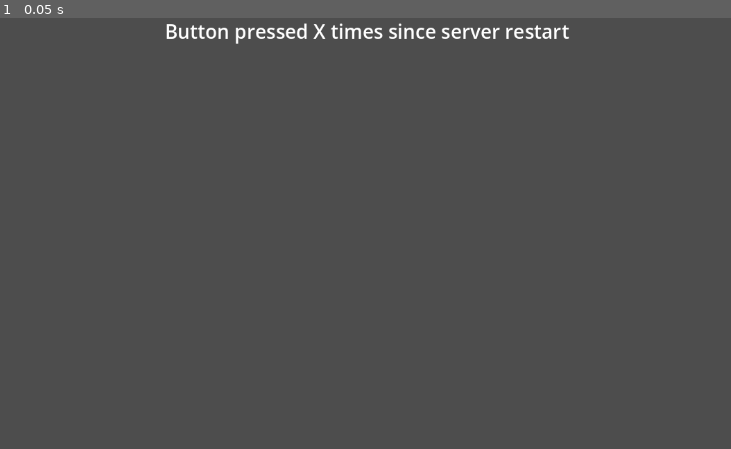
Above: before the commit, frame 1.
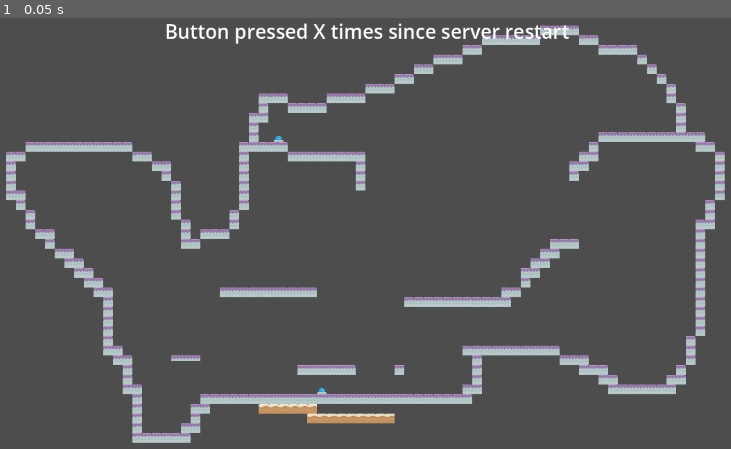
Above: after the commit, the same moment.

Repository: MitchMakesThings/Godot-Things
Game: Godot game, scene res://System/main.tscn
The game is run twice, just before and just after one commit, with the same random seed, the same clock (stepped at 60 frames per second) and the same inputs.
Inputs:
- Up to frame 1 (0.05 s): no input

The runs differ from the first frame. In frame 1, 9.7% of the frame differs, in the area x 0-100%, y 1-99%.

Commit message:
Updating networking example to Alpha 12
Todays pain was imports being lost (perhaps *.import shouldn't be committed?) and the parent map somehow mangling the tilemap within it's child TestMap - removing the TestMap instance and adding it again fixed that.

Diff:
--- a/Networking/Explained/Multiplayer/Maps/TestMap.tscn
+++ b/Networking/Explained/Multiplayer/Maps/TestMap.tscn
@@ -7,12 +7,12 @@
 position = Vector2(317, 5)
 tile_set = ExtResource("1_kkrey")
 format = 2
-layer_0/tile_data = PackedInt32Array(-1245212, 65537, 5, -11 …(5831 unchanged characters)… , -1114067, 65537, 5, -1048531, 65537, 5)
+layer_0/tile_data = PackedInt32Array(-1245212, 65537, 5, -11 …(5831 unchanged characters)… , -1114067, 65537, 5, -1048531, 65537, 5, 131061, 131073, 0, 131062, 131073, 0, 131063, 131073, 0)
 
 [node name="Camera2D" type="Camera2D" parent="."]
 position = Vector2(644, -747)
 current = true
-zoom = Vector2(5, 5)
+zoom = Vector2(0.2, 0.2)
 
 [node name="Buttons" type="Node2D" parent="."]
 
Not shown, changed: Networking/Explained/Multiplayer/Assets/Particles/smoke_01.png.import
Not shown, changed: Networking/Explained/Multiplayer/Assets/Particles/smoke_02.png.import
Not shown, changed: Networking/Explained/Multiplayer/Assets/Particles/smoke_03.png.import
Not shown, changed: Networking/Explained/Multiplayer/Assets/Particles/smoke_04.png.import
Not shown, changed: Networking/Explained/Multiplayer/Assets/Particles/smoke_05.png.import
Not shown, changed: Networking/Explained/Multiplayer/Assets/Particles/smoke_06.png.import
Not shown, changed: Networking/Explained/Multiplayer/Assets/Particles/smoke_07.png.import
Not shown, changed: Networking/Explained/Multiplayer/Assets/Particles/smoke_08.png.import
Not shown, changed: Networking/Explained/Multiplayer/Assets/Particles/smoke_09.png.import
Not shown, changed: Networking/Explained/Multiplayer/Assets/Particles/smoke_10.png.import
Not shown, changed: Networking/Explained/Multiplayer/Characters/Aliens/Blue/alienBlue.png.import
Not shown, changed: Networking/Explained/Multiplayer/Characters/Aliens/Blue/alienBlue_badge1.png.import
(and 29 more such lines)
